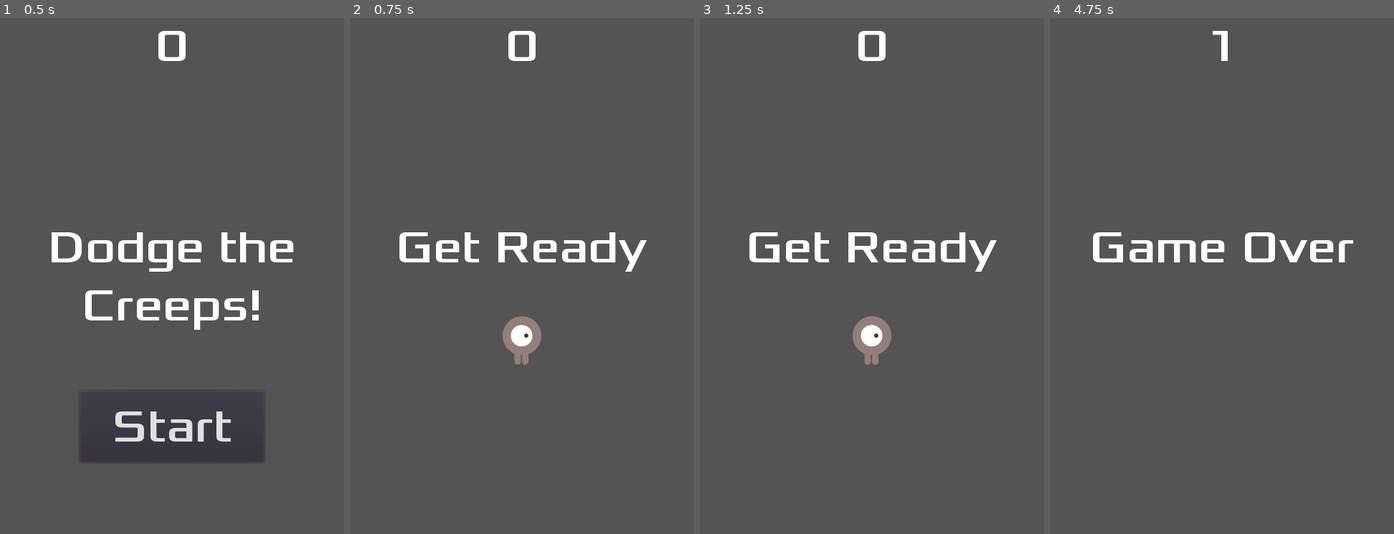
Above: before the commit, frames 1-4 (left to right).
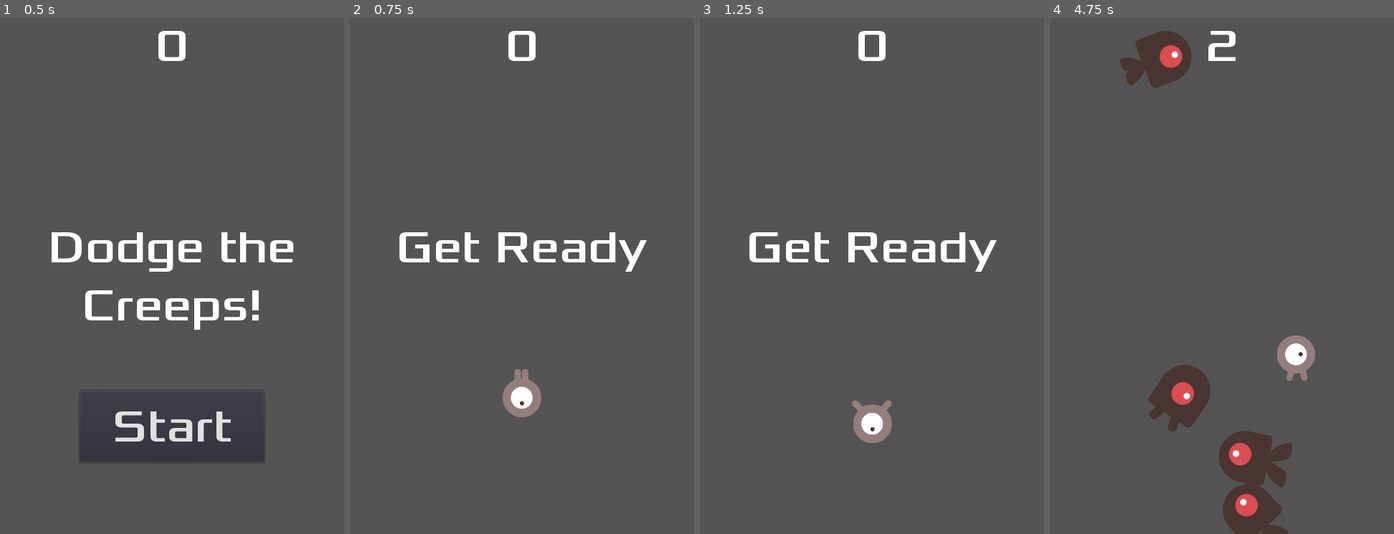
Above: after the commit, the same moments.

Repository: liggiorgio/dodge-the-creeps
Game: Godot game, scene res://Main.tscn
Same seed, same stepped clock (60 frames per second), same inputs: the game is played once before the commit and once after it.
Inputs (mouse positions are in pixels of both pictures, inside the frame that each line leads up to):
- Up to frame 1 (0.5 s): no input
- Up to frame 2 (0.75 s): click "Start" at 0.5 s
- Up to frame 3 (1.25 s): no input
- Up to frame 4 (4.75 s): tap Enter at 1.25 s; move the mouse to (1297, 250) at 1.27 s; hold Right (ui_right) 1.28-2.03 s; click (1297, 250) at 1.42 s; move the mouse to (1153, 301) at 2.02 s; hold Down (ui_down) 2.03-2.78 s; click (1153, 301) at 2.17 s; move the mouse to (1256, 162) at 2.77 s; hold Right (ui_right) 2.78-3.53 s; click (1256, 162) at 2.92 s; move the mouse to (1204, 379) at 3.52 s; hold Up (ui_up) 3.53-4.28 s; click (1204, 379) at 3.67 s; move the mouse to (1325, 353) at 4.27 s; hold Left (ui_left) from 4.28 s (still down); click (1325, 353) at 4.42 s

Frame 1 is identical in both runs. In frame 2, 1.5% of the frame differs, in the area x 44-56%, y 57-78%; in frame 3, 1.5%; in frame 4, 8.6%, in the area x 12-89%, y 2-100%.

Commit message:
Refactor project for export

Diff:
--- a/Player.gd
+++ b/Player.gd
@@ -5,6 +5,7 @@
 
 export var speed = 400
 var screen_size
+var target = Vector2()
 
 
 func _ready():
@@ -12,17 +13,24 @@
 	hide()
 
 
+func _input(event):
+	if event is InputEventScreenTouch and event.pressed:
+		target = event.position
+
+
 func _process(delta):
 	var velocity = Vector2()
+	if position.distance_to(target) > 10:
+		velocity = target - position
 
-	if Input.is_action_pressed("ui_right"):
-		velocity.x += 1
-	if Input.is_action_pressed("ui_left"):
-		velocity.x -= 1
-	if Input.is_action_pressed("ui_down"):
-		velocity.y += 1
-	if Input.is_action_pressed("ui_up"):
-		velocity.y -= 1
+	#if Input.is_action_pressed("ui_right"):
+	#	velocity.x += 1
+	#if Input.is_action_pressed("ui_left"):
+	#	velocity.x -= 1
+	#if Input.is_action_pressed("ui_down"):
+	#	velocity.y += 1
+	#if Input.is_action_pressed("ui_up"):
+	#	velocity.y -= 1
 
 	if velocity.length() > 0:
 		velocity = velocity.normalized() * speed
--- a/project.godot
+++ b/project.godot
@@ -23,8 +23,13 @@
 
 window/size/width=480
 window/size/height=720
+window/handheld/orientation="portrait"
 window/stretch/mode="2d"
 window/stretch/aspect="keep"
+
+[input_devices]
+
+pointing/emulate_touch_from_mouse=true
 
 [rendering]
 
